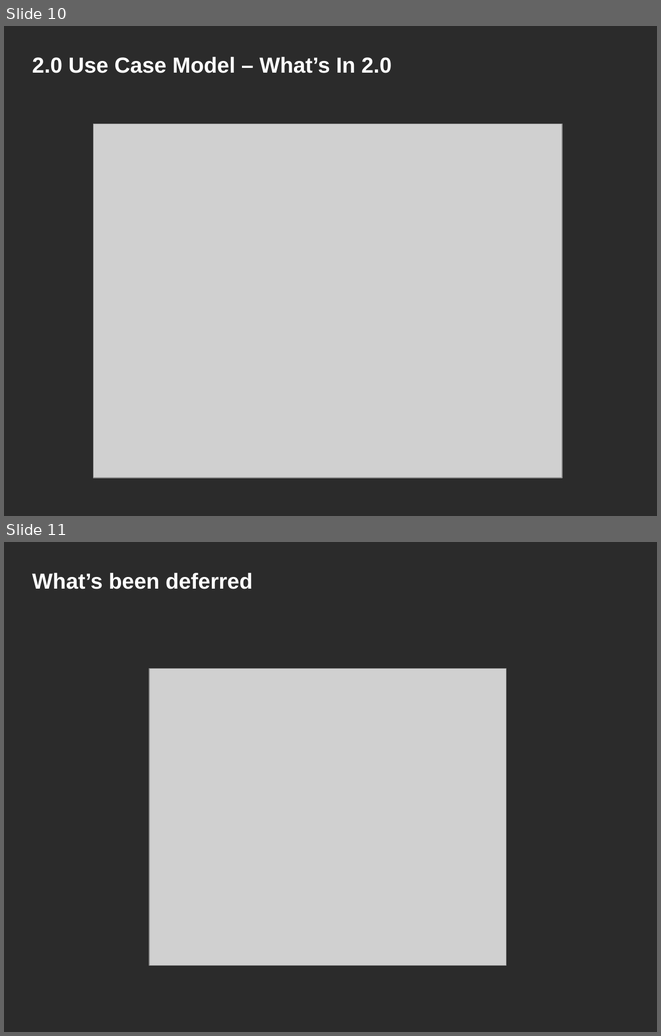
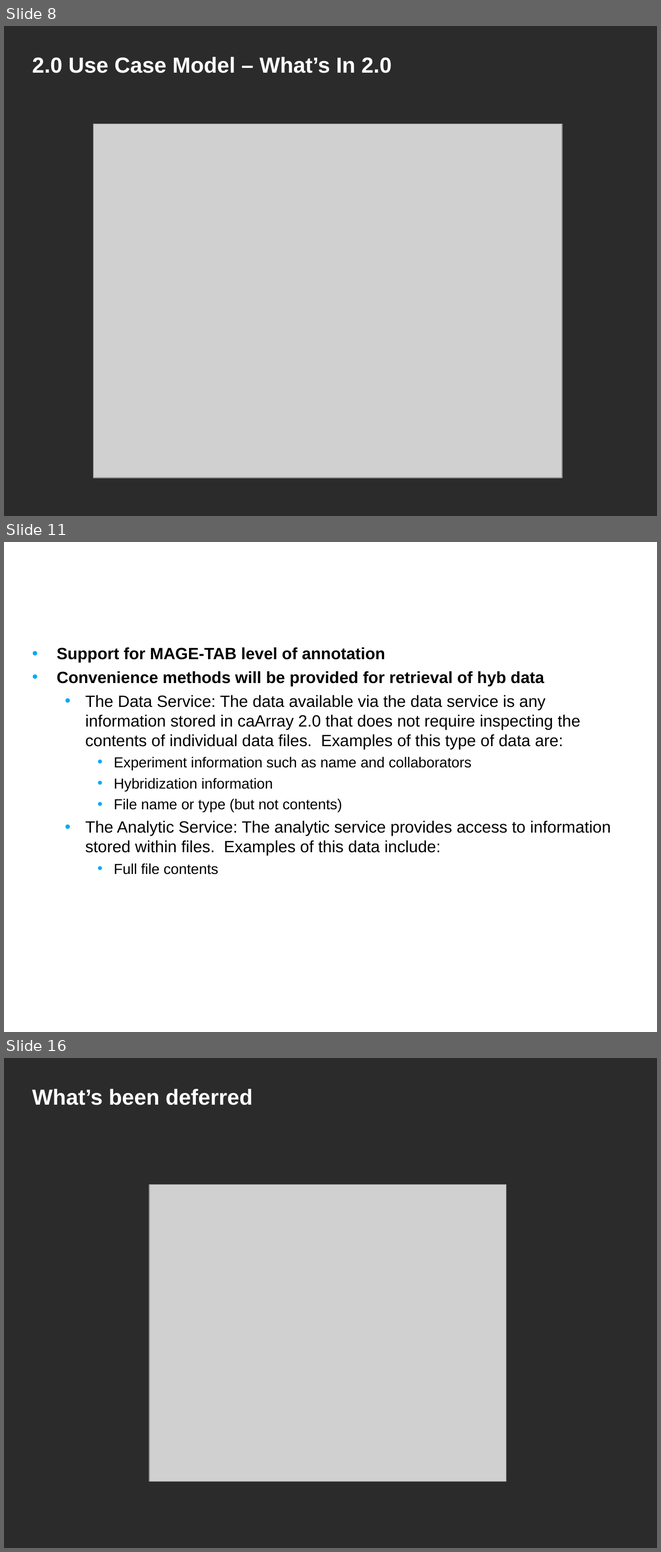
Before and after one commit to NCIP/caarray-docs, a slide deck: project_management/open_meetings/caArray User Community Meeting Oct17.ppt. Shown one above the other, each under a label of ours: slides 10 and 11 before the commit, slides 8, 11 and 16 after it; the slides between them are not shown. The pictures are 661x1036 and 661x1552 pixels, drawn with LibreOffice and Linux fonts; fonts in the diff are those of the drawing; grey boxes stand for pictures; background and template pictures are left out; a plain dark background stands for a picture behind light text. Boxes give left, top, right and bottom in pixels: in the first picture for what was removed or moved away, otherwise in the second. Text is boxed around its words. In the diff, an @@ line names an element or a change of style, - is before the commit and + after.

```diff
--- a/project_management/open_meetings/caArray User Community Meeting Oct17.ppt
+++ b/project_management/open_meetings/caArray User Community Meeting Oct17.ppt
@@ slide 11 added at [4, 542, 657, 1032], background picture (left out) @@
@@ title added at [26, 542, 515, 618], 24 pt, text #FFFFFF, bold @@
+Anticipated scope: API
@@ text added at [56, 647, 611, 874], 18 pt, text #000000 @@
+• Support for MAGE-TAB level of annotation
+• Convenience methods will be provided for retrieval of hyb data
+  • The Data Service: The data available via the data service is any information stored in caArray 2.0 that does not require inspecting the contents of individual data files. Examples of this type of data are:
+    • Experiment information such as name and collaborators
+    • Hybridization information
+    • File name or type (but not contents)
+  • The Analytic Service: The analytic service provides access to information stored within files. Examples of this data include:
+    • Full file contents
@@ what was slide 10 is now slide 8 @@
@@ what was slide 11 is now slide 16 @@
```
Also in this commit, not shown: 6 slides changed, 5 other slides added, 1 slide removed.
